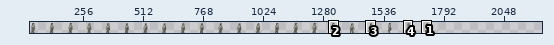
Pixel-art file -- support/player-table-80-80.aseprite. Above, an overview of the earlier version with the close-up marked.
Close-up. Old version:
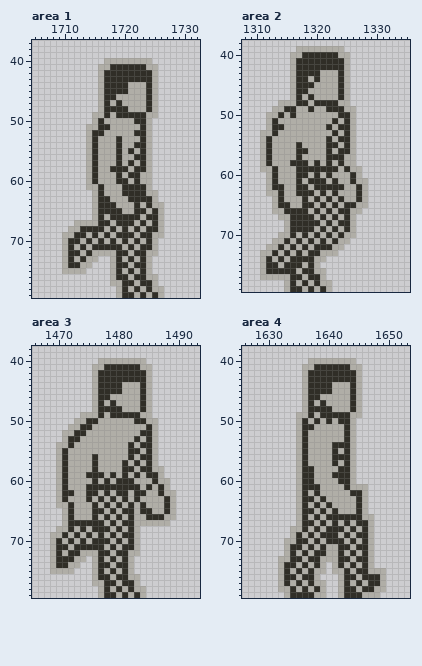
1760x80 pixels, 1 frame. Shown: area 1: x 1705..1732, y 37..79; area 2: x 1308..1335, y 38..79; area 3: x 1466..1493, y 38..79; area 4: x 1626..1653, y 38..79. The old version is drawn lined up with the new one, on the new canvas. The wide view leaves out empty margins. The commit also changed other parts of the picture, which this record leaves out.
After:
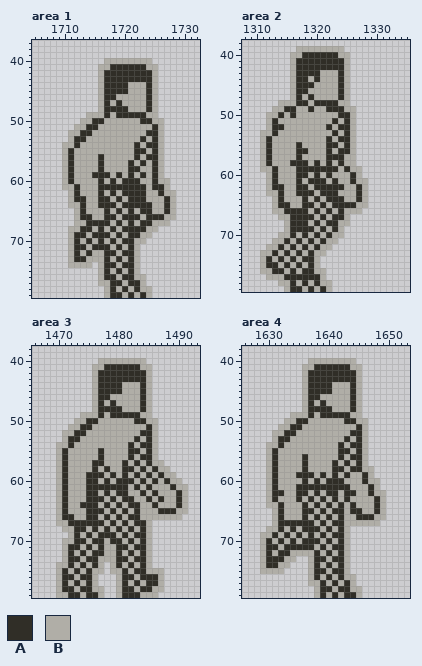
Palette (. is transparent): A #302e27  B #b0aea7
The edit:
canvas 1760x80 -> 2240x80
--- area 1
@@ x 1705..1732 @@
 48 ...........BAAAABBBAB.......
-49 ..........BBABAAAAABB.......
-50 ..........BABBBBBAAB........
-51 .........BBAABBBBBAB........
-52 .........BAABBBBBAAB........
-53 .........BABBBABBBAB........
-54 .........BABBBABBAAB........
-55 .........BABBBABABAB........
-56 .........BABBBABBAAB........
-57 .........BABBBABABAB........
-58 .........BABBAAABAAB........
-59 .........BABBBABAABB........
-60 .........BABBBAABABB........
-61 .........BBABBBAAAAB........
-62 ..........BABBBAAAABB.......
-63 ..........BAABBBAAAAB.......
-64 ..........BAAABBBABABB......
-65 ..........BAAAABBAABAB......
-66 ..........BABAAAAABAAB......
-67 .......BBBBAABAAABABAB......
-68 ......BBAAAABABABABAAB......
-69 .....BBAABABABAAABAABB......
-70 .....BAABABABABABABAB.......
-71 .....BABABAAAAABABAAB.......
-72 .....BAABABBBBAABAABB.......
-73 .....BABABB..BABABAB........
-74 .....BAABB...BAABAAB........
-75 .....BBBB....BABABAB........
-76 .............BAABAABB.......
-77 .............BBAABAAB.......
-78 ..............BABABABB......
-79 ..............BAABABAB......
+49 .........BBBABAAAAABB.......
+50 ........BBAABBBBBBAABB......
+51 .......BBAABBBBBBBBBAB......
+52 ......BBAABBBBBBBBBAAB......
+53 ......BAABBBBBBBBBABAB......
+54 .....BBABBBBBBBBBABAAB......
+55 .....BABBBBBBBBBBAABAB......
+56 .....BABBBBABBBBBABAAB......
+57 .....BABBBBABBBBABABAB......
+58 .....BABBBBABBBBAABBAB......
+59 .....BABBBAAABABABABAB......
+60 .....BABBBBABABAAABBABB.....
+61 .....BBABBBAAAAAAAABAAB.....
+62 ......BABBBABABAAAABBABB....
+63 ......BAABBAABABAAABBBAB....
+64 ......BBABBAAABAAAAABBAB....
+65 .......BABBBABABABAABBAB....
+66 .......BAABBAABAAABAAABB....
+67 .......BBAAAABABABAABBB.....
+68 ......BBAABABABAAAABB.......
+69 ......BAABAAABABAABB........
+70 ......BABABABABAABB.........
+71 ......BAABAAABABAB..........
+72 ......BABABBAABAAB..........
+73 ......BAABBBABABAB..........
+74 ......BBBB.BAABAAB..........
+75 ...........BABABAB..........
+76 ...........BAABAABB.........
+77 ...........BBAABAAB.........
+78 ............BABABABB........
+79 ............BAABABAB........
--- area 2
@@ x 1308..1335 @@
 62 ....BAABBAABAAAAABBAB.......
-63 ....BBABBAAABABABBBAB.......
-64 .....BABBBABABABABBAB.......
-65 .....BAABBAABABABAABB.......
-66 .....BBAAAABABABAABB........
-67 ......BBAAAABABABAB.........
-68 .......BAAAAABABAAB.........
-69 .......BAAAABABABAB.........
-70 ......BBABABABABABB.........
-71 .....BBABABABABABB..........
-72 ....BBABABABAAABB...........
-73 ...BBABABABAABBB............
-74 ...BABABAAAABB..............
-75 ...BAABAAABAB...............
-76 ...BAAAAABAABB..............
-77 ...BBBBBAABAAB..............
-78 .......BABABABB.............
+63 ....BBABBAAABAAABBBAB.......
+64 .....BABBBABABAAABBAB.......
+65 .....BAABBAABABAAAABB.......
+66 .....BBAAAABABABABBB........
+67 ......BBAAAABABAAB..........
+68 .......BAAABABAABB..........
+69 .......BAAAABABAB...........
+70 ......BBABABABABB...........
+71 .....BBABABABABB............
+72 ....BBABABABABB.............
+73 ...BBABABABABB..............
+74 ...BABABABAAB...............
+75 ...BAABABABAB...............
+76 ...BBAABABAABB..............
+77 ....BBBAAAAAAB..............
+78 ......BBABABABB.............
 79 .......BAABABAB.............
--- area 3
@@ x 1466..1493 @@
 54 ....BBABBBBBBBBBABAAB.......
-55 ....BABBBBBBBBBBAABAB.......
-56 ....BABBBBABBBBBABAAB.......
-57 ....BABBBBABBBBABABAB.......
-58 ....BABBBBABBBBAABAABB......
-59 ....BABBBAAABABABABAAB......
-60 ....BABBBBABABAAABBBABB.....
-61 ....BABBBAAAAAAAAABABAB.....
-62 ....BAABBAABABAABAABBABB....
-63 ....BABBBABABABABABBBBAB....
-64 ....BBABBBABABABABABBBAB....
-65 .....BABBBAABABAABAABBAB....
-66 .....BABBBABABABABBAAABB....
-67 .....BAAAAAABABAABBBBBB.....
-68 ....BBABABAAABABAB..........
-69 ...BBABABABABABAAB..........
-70 ...BABABABAAABABAB..........
-71 ...BAABAAAAABABAAB..........
-72 ...BABAABBBAABAABB..........
-73 ...BAAABB.BABABAB...........
-74 ...BAABB..BAABAAB...........
-75 ...BBBB...BABABAB...........
-76 ..........BAABAABB..........
-77 ..........BBAABAAB..........
-78 ...........BABABABB.........
-79 ...........BAABABAB.........
+55 ....BABBBBBABBBBAABAB.......
+56 ....BABBBBBABBBBABAAB.......
+57 ....BABBBBAABBBABABABB......
+58 ....BABBBBABABBAABABABB.....
+59 ....BABBBAAABABABABABABB....
+60 ....BABBBAABABAAABABABABB...
+61 ....BABBBAAAAAAABABABBBABB..
+62 ....BABBBAABABAABBABABBBAB..
+63 ....BABBBAAABABAABBABABBAB..
+64 ....BABBAAABABABAABBABBBAB..
+65 ....BABBBAAABABABABBBAAABB..
+66 ....BAABBAABABABAABBBBBBB...
+67 ....BBAAAAAABABABAAB........
+68 .....BBAABABABABABAB........
+69 ......BABABAAABABAAB........
+70 .....BBAABAABAABABAB........
+71 .....BAABABABBAABAAB........
+72 .....BABABAABBABABAB........
+73 .....BAABAABBBAABAAB........
+74 ....BBABABAB.BABABAB........
+75 ....BABABABB.BBABAABBB......
+76 ....BAABAAB...BAABAAAB......
+77 ....BABABAB...BABABAAB......
+78 ....BAABAABB..BAABAABB......
+79 ....BBAABAAB..BAAABBB.......
--- area 4
@@ x 1626..1653 @@
 48 ..........BAAAABBBAB........
-49 .........BBABAAAAABB........
-50 .........BABABABAAB.........
-51 .........BAABBBBBAB.........
-52 .........BABBBBBBAB.........
-53 .........BABBBBBBAB.........
-54 .........BABBBBAAAB.........
-55 .........BABBBBABAB.........
-56 .........BABBBBAAAB.........
-57 .........BABBBBABAB.........
-58 .........BAABBBBAAB.........
-59 .........BAABBBAAAB.........
-60 .........BAABBBBAAB.........
-61 .........BAAABBBBABBB.......
-62 .........BABABBBBBAAB.......
-63 .........BAABABBBBBAB.......
-64 .........BABABABBBBAB.......
-65 .........BAABABABBBAB.......
-66 .........BABABAAAAAABB......
-67 .........BAABABABABAAB......
-68 ........BBABABAAABABAB......
-69 ........BABABAAABABAAB......
-70 .......BBAABABAAABABAB......
-71 .......BAABABABBAABAAB......
-72 .......BABABAABBABABAB......
-73 ......BBAABAABBBAABAAB......
-74 ......BAABABAB.BABABAB......
-75 ......BABABABB.BBABAABBB....
-76 ......BAABAAB...BAABAAAB....
-77 ......BABABABB..BABABAAB....
-78 ......BBABABAB..BAABAABB....
-79 .......BAAAABB..BAAABBB.....
+49 ........BBBABAAAAABB........
+50 .......BBAABBBBBBAABB.......
+51 ......BBAABBBBBBBBBAB.......
+52 .....BBAABBBBBBBBBAAB.......
+53 .....BAABBBBBBBBBABAB.......
+54 ....BBABBBBBBBBBABAAB.......
+55 ....BABBBBBBBBBBAABAB.......
+56 ....BABBBBABBBBBABAAB.......
+57 ....BABBBBABBBBABABAB.......
+58 ....BABBBBABBBBAABAABB......
+59 ....BABBBAAABABABABBAB......
+60 ....BABBBBABABAAABBBABB.....
+61 ....BABBBAAAAAAAAABBBAB.....
+62 ....BAABBAABABAABAABBABB....
+63 ....BABBBABABABABABBBBAB....
+64 ....BBABBBABABABABABBBAB....
+65 .....BABBBAABABAABAABBAB....
+66 .....BABBBABABABABBAAABB....
+67 .....BAAAAAABABAABBBBBB.....
+68 ....BBABABAAABABAB..........
+69 ...BBABABABABABAAB..........
+70 ...BABABABAAABABAB..........
+71 ...BAABAAAAABABAAB..........
+72 ...BABAABBBBABABAB..........
+73 ...BAAABB..BAABAAB..........
+74 ...BAABB...BABABAB..........
+75 ...BBBB....BAABAAB..........
+76 ...........BABABABB.........
+77 ...........BBABABAB.........
+78 ............BAABAABB........
+79 ............BABABAAB........
